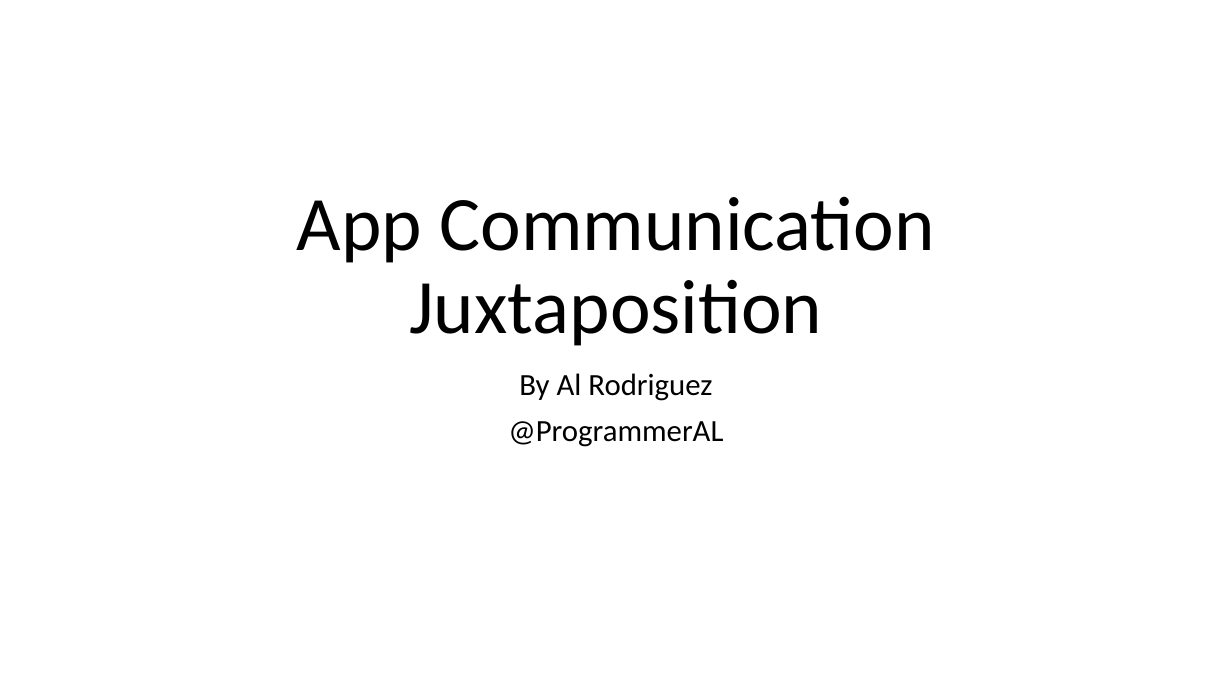
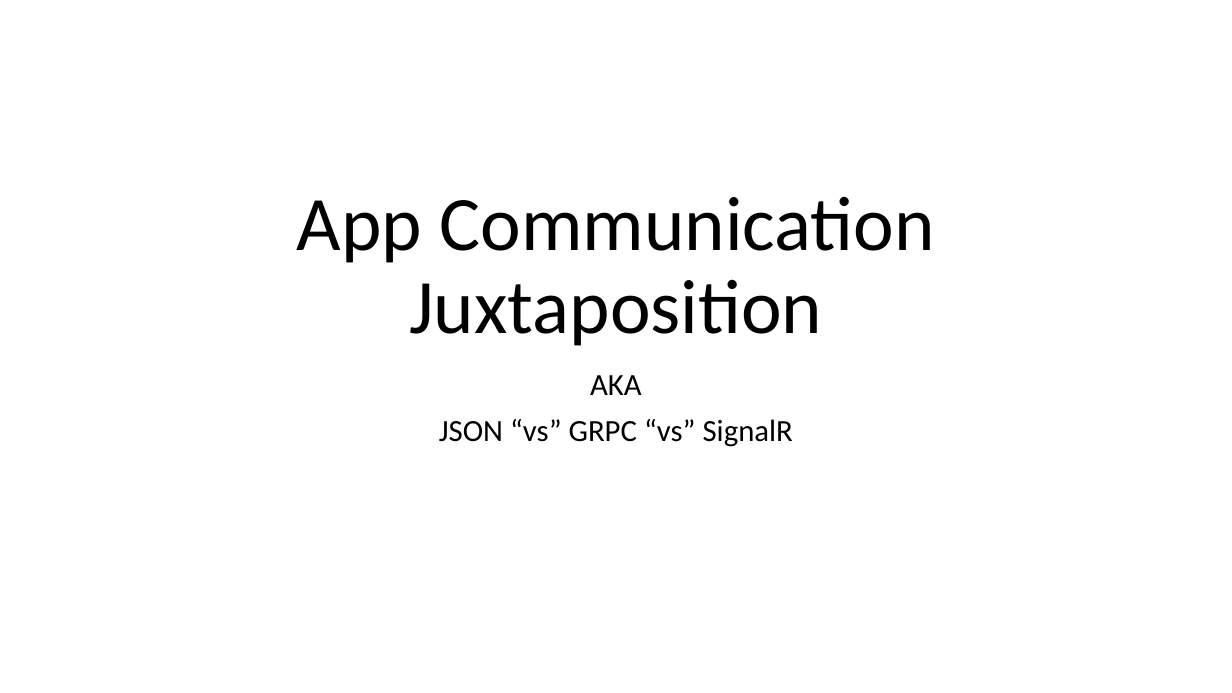
Before and after one commit to ProgrammerAL/Presentations-2020, a slide deck: slide 1 of 2020-04-14 ONETUG App Communication Juxtaposition/Presentation.pptx. Drawn at 1232x693 pixels with LibreOffice and Linux fonts; fonts in the diff are those of the drawing. Boxes give left, top, right and bottom in pixels: in the first picture for what was removed or moved away, otherwise in the second. Text is boxed around its words. In the diff, an @@ line names an element or a change of style, - is before the commit and + after.

```diff
--- a/2020-04-14 ONETUG App Communication Juxtaposition/Presentation.pptx
+++ b/2020-04-14 ONETUG App Communication Juxtaposition/Presentation.pptx
@@ subtitle at (x1=439, y1=375, x2=793, y2=447): text changed @@
-By Al Rodriguez
-@ProgrammerAL
+AKA
+JSON “vs” GRPC “vs” SignalR
```
Also in this commit, not shown: 3 other slides changed, 2 slides added, 1 slide removed, 19 other files.
